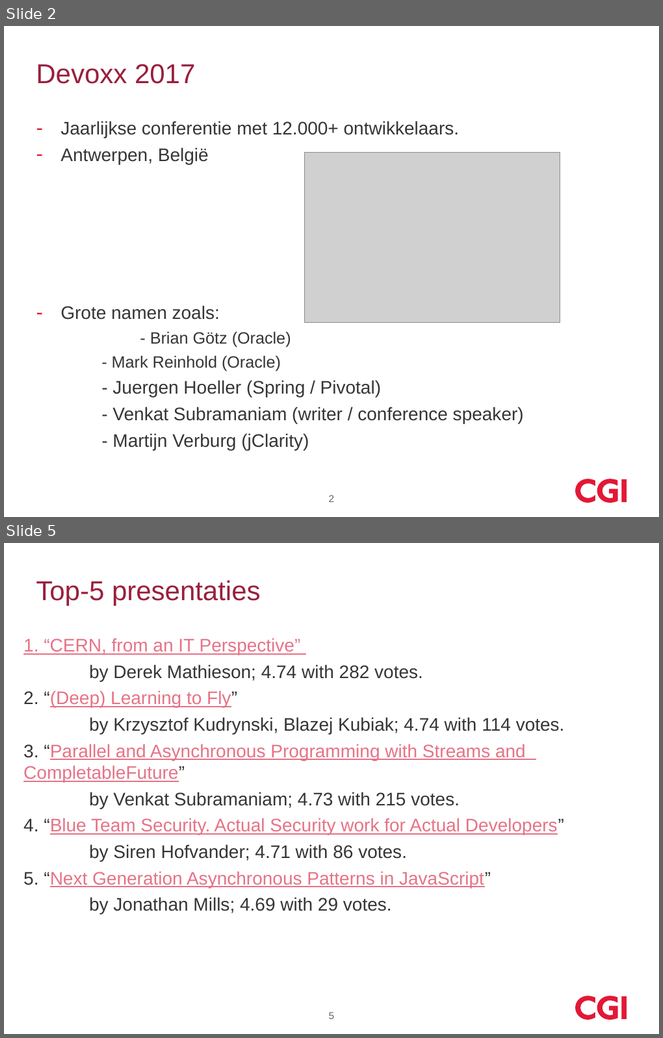
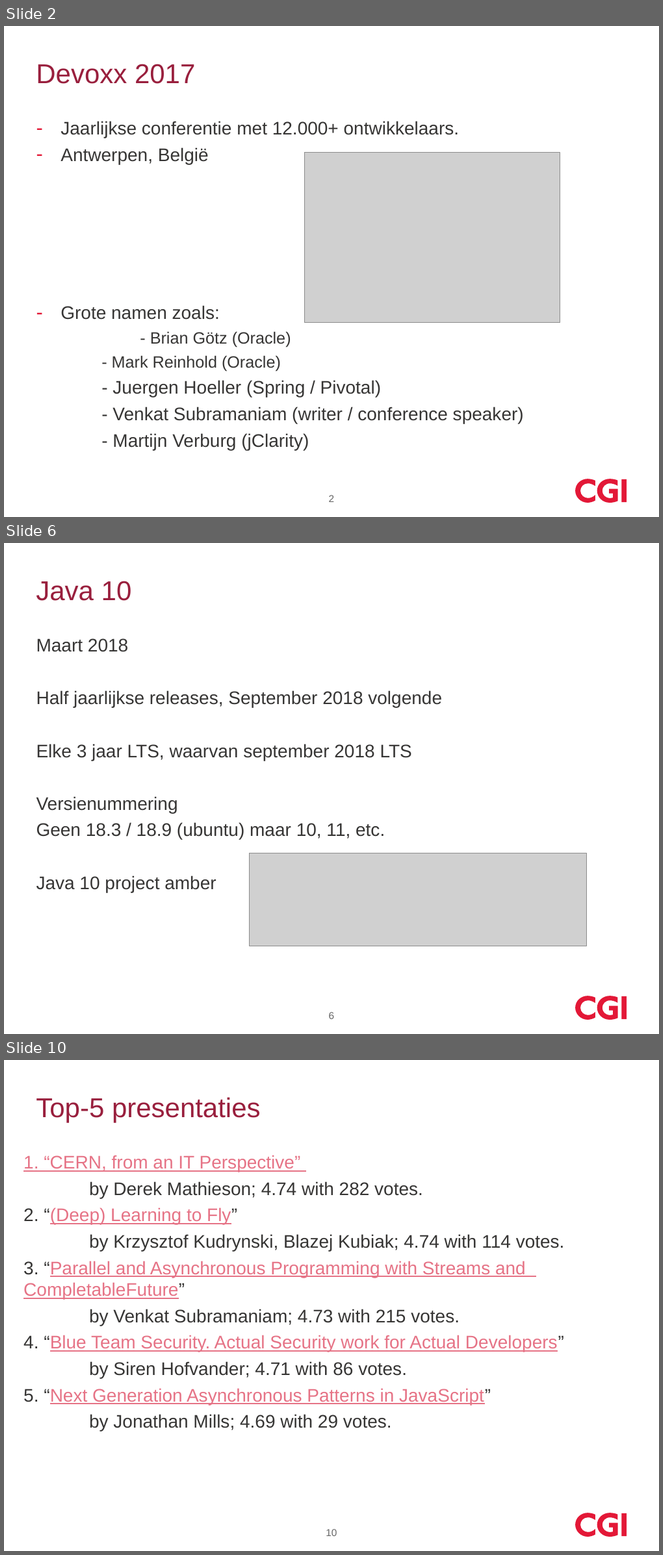
Before and after one commit to koosdrost/GeneralDir, a slide deck: devoxx_2017_cgi.pptx. Shown one above the other, each under a label of ours: slides 2 and 5 before the commit, slides 2, 6 and 10 after it; the slides between them are not shown. The pictures are 663x1038 and 663x1555 pixels, drawn with LibreOffice and Linux fonts; fonts in the diff are those of the drawing; grey boxes stand for pictures; background and template pictures are left out. Boxes give left, top, right and bottom in pixels: in the first picture for what was removed or moved away, otherwise in the second. Text is boxed around its words. In the diff, an @@ line names an element or a change of style, - is before the commit and + after.

```diff
--- a/devoxx_2017_cgi.pptx
+++ b/devoxx_2017_cgi.pptx
@@ slide 6 added at <box>4,543,659,1034</box>, background #FFFFFF; not listed: 3 template elements that a slide beside it also shows @@
@@ title added at <box>36,581,132,601</box>, 30 pt, text #991F3D @@
+Java 10
@@ text added at <box>36,639,442,893</box>, 20 pt, text #363534 @@
+Maart 2018
+Half jaarlijkse releases, September 2018 volgende
+Elke 3 jaar LTS, waarvan september 2018 LTS
+Versienummering
+Geen 18.3 / 18.9 (ubuntu) maar 10, 11, etc.
+Java 10 project amber
@@ picture added at <box>250,854,587,947</box> @@
@@ page number added at <box>329,1012,335,1019</box>, 11 pt, text #666666 @@
+6
@@ what was slide 5 is now slide 10 @@
@@ page number at <box>326,1529,337,1536</box>: text changed @@
-5
+10
```
Also in this commit, not shown: 6 other slides added, 2 slides removed.
